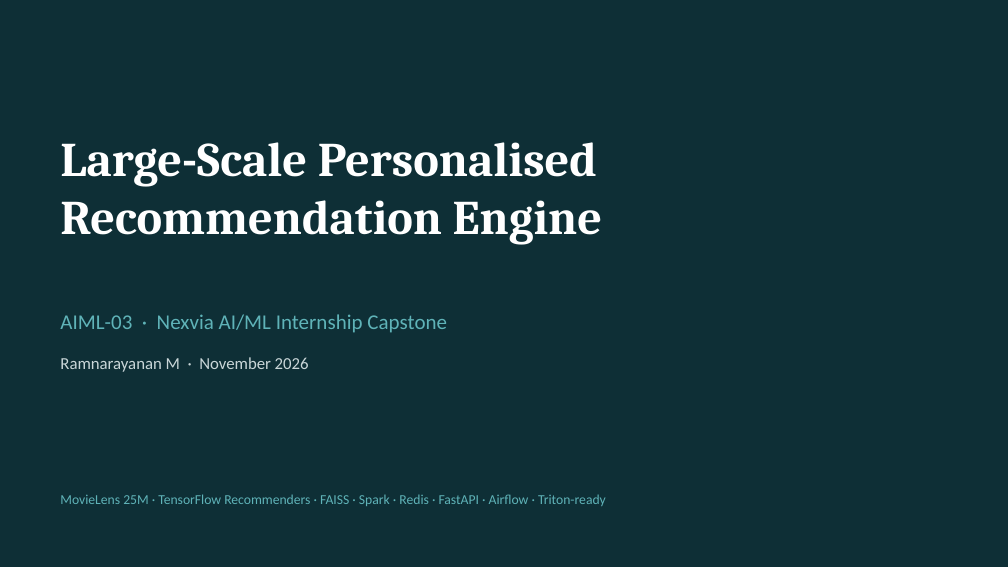
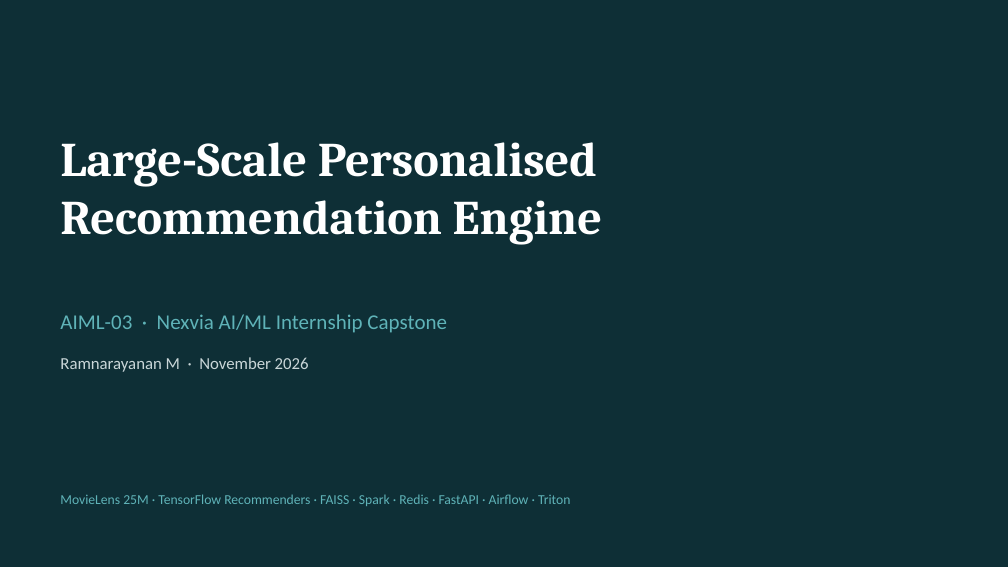
Before and after one commit to ram15x/nexvia-aiml-internship, a slide deck: slide 1 of AIML-03/deliverables/AIML03_Recommendation_Engine.pptx. Drawn at 1008x567 pixels with LibreOffice and Linux fonts; fonts in the diff are those of the drawing. Boxes give left, top, right and bottom in pixels: in the first picture for what was removed or moved away, otherwise in the second. Text is boxed around its words. In the diff, an @@ line names an element or a change of style, - is before the commit and + after.

Commit message:
Record real Triton verification; update docs, page, deck

```diff
--- a/AIML-03/deliverables/AIML03_Recommendation_Engine.pptx
+++ b/AIML-03/deliverables/AIML03_Recommendation_Engine.pptx
@@ text at [60,494,570,506]: text changed @@
-MovieLens 25M · TensorFlow Recommenders · FAISS · Spark · Redis · FastAPI · Airflow · Triton-ready
+MovieLens 25M · TensorFlow Recommenders · FAISS · Spark · Redis · FastAPI · Airflow · Triton
```
Also in this commit, not shown: 6 other slides changed, 8 other files.
